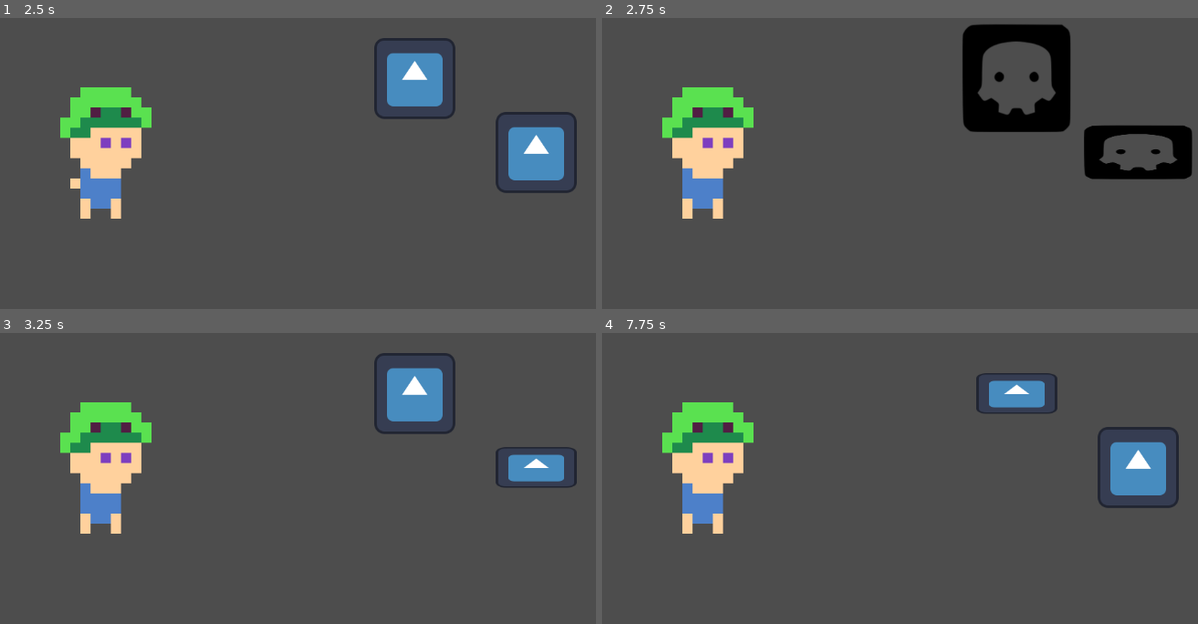
Above: before the commit, frames 1-4 (two rows, left to right).
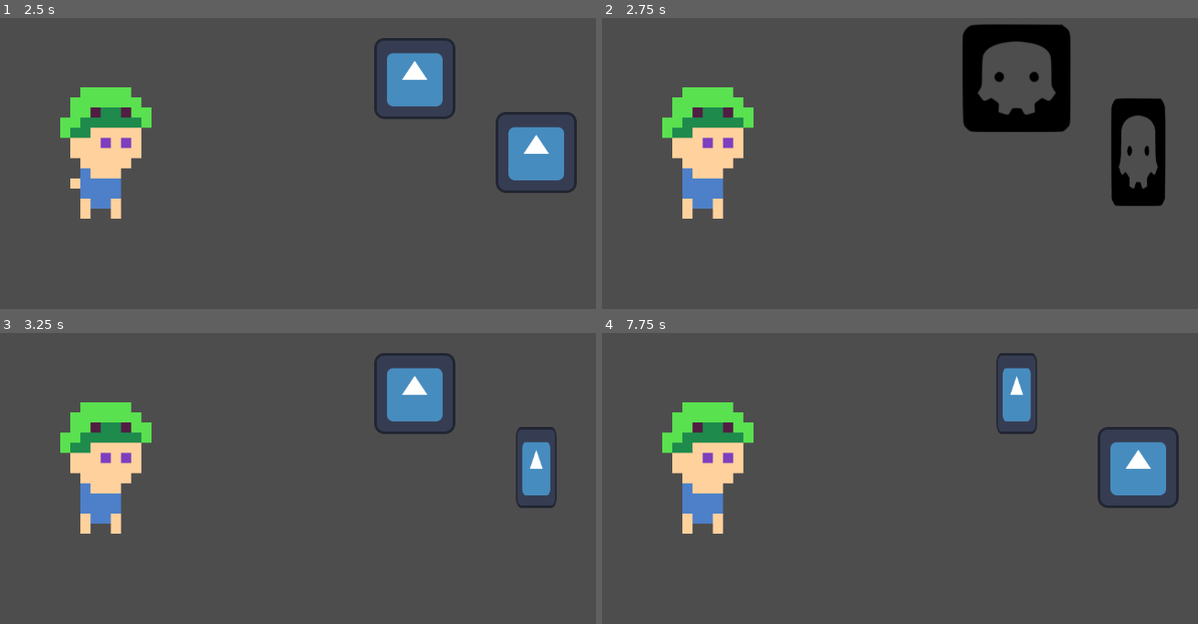
Above: after the commit, the same moments.

Repository: etherware-novice/timejam
Game: Godot game, scene res://scenes/battle_scene.tscn
Same seed, same stepped clock (60 frames per second), same inputs: the game is played once before the commit and once after it. The project has no main scene, so this scene is started directly.
Inputs:
- Up to frame 1 (2.5 s): tap Enter (ui_accept) at 0.5, 1.35, 1.52, 1.82 s; hold Right (ui_right) 0.53-1.28 s; hold Enter (ui_accept) 0.53-1.28 s; hold Left (ui_left) 1.28-2.03 s; hold Right (ui_right) from 2.03 s (still down); hold Enter (ui_accept) from 2.03 s (still down)
- Up to frame 2 (2.75 s): keep holding Right (ui_right); keep holding Enter (ui_accept)
- Up to frame 3 (3.25 s): keep holding Right (ui_right); release Enter (ui_accept) at 2.78 s; tap Enter (ui_accept) at 2.85, 3.02 s
- Up to frame 4 (7.75 s): tap Enter (ui_accept) at 3.32, 4.35, 4.52, 4.82, 5.85, 6.02, 6.32, 7.35, 7.52 s; release Right (ui_right) at 3.53 s; hold Enter (ui_accept) 3.53-4.28 s; hold Left (ui_left) 3.53-5.78 s; hold Enter (ui_accept) 5.03-5.78 s; hold Right (ui_right) from 5.78 s (still down); hold Enter (ui_accept) 6.53-7.28 s

Frame 1 is identical in both runs. In frame 2, 3.6% of the frame differs, in the area x 80-100%, y 27-65%; in frame 3, 1.3%; in frame 4, 1.3%.

Commit message:
death and subclasses

Diff:
--- /dev/null
+++ b/char/baseEnemy.gd
@@ -0,0 +1,22 @@
+extends AnimatedSprite2D
+class_name enemy
+
+signal endTurn
+
+var hp = 10
+var targetable = false
+var canAttack = false
+
+func doAttack(player):
+	await get_tree().create_timer(2)
+	endTurn.emit()
+
+func recDmg(damage):
+	hp -= damage
+	print(hp)
+	if hp <= 0:
+		die()
+
+func die():
+	targetable = false
+	get_tree().create_timer(20).timeout.connect(queue_free)
--- a/char/testEnemy.gd
+++ b/char/testEnemy.gd
@@ -1,14 +1,27 @@
-extends AnimatedSprite2D
-
-signal endTurn
+extends enemy
 
 func _ready():
 	print("yey")
+	targetable = true
+	canAttack = true
 
 
 func doAttack(player):
-	scale.y = scale.y / 2
+	if not canAttack:
+		endTurn.emit()
+		return
+	scale.x = scale.x / 2
 	await get_tree().create_timer(5).timeout
-	scale.y = scale.y * 2
+	scale.x = scale.x * 2
 	print("enemy atk")
 	endTurn.emit()
+
+func recDmg(damage):
+	super(damage)
+	if hp > 0:
+		scale.y = scale.y / 2
+		get_tree().create_timer(0.5).timeout.connect(func(): scale.y = scale.y * 2)
+
+func die():
+	super()
+	scale = Vector2(5, 0.5)
--- a/scenes/battle_scene.tscn
+++ b/scenes/battle_scene.tscn
@@ -1,7 +1,8 @@
-[gd_scene load_steps=24 format=3 uid="uid://ctf08ld6v1uhe"]
+[gd_scene load_steps=25 format=3 uid="uid://ctf08ld6v1uhe"]
 
 [ext_resource type="Script" path="res://scripts/battle_scene.gd" id="1_kamkq"]
 [ext_resource type="Texture2D" uid="uid://boxvm6yi74qhq" path="res://art/attackHit.png" id="2_10alu"]
+[ext_resource type="Script" path="res://char/baseEnemy.gd" id="3_6mtid"]
 [ext_resource type="Texture2D" uid="uid://cgwu708v8w0c5" path="res://art/select.png" id="3_ohcfm"]
 
 [sub_resource type="AtlasTexture" id="AtlasTexture_gw37v"]
@@ -165,12 +166,15 @@
 
 [node name="enemy1" type="AnimatedSprite2D" parent="."]
 position = Vector2(349, 46)
+script = ExtResource("3_6mtid")
 
 [node name="enemy2" type="AnimatedSprite2D" parent="."]
 position = Vector2(157, -71)
+script = ExtResource("3_6mtid")
 
 [node name="enemy3" type="AnimatedSprite2D" parent="."]
 position = Vector2(191, 163)
+script = ExtResource("3_6mtid")
 
 [node name="selector" type="AnimatedSprite2D" parent="."]
 texture_filter = 1
--- a/scripts/battle_scene.gd
+++ b/scripts/battle_scene.gd
@@ -1,9 +1,11 @@
 extends Node2D
 
 var playerMove = false
+var selectIndex = 0
+# select track basically controls which things you can select (enemies, menu opts, etc)
 var selectMark = []
-var selectIndex = 0
 var selectTrack : set = _setSelectTrack
+var subMenu
 
 var turnOrder = []
 var subTurn = 99  # turn order index, set so high so the player always starts
@@ -87,7 +89,7 @@
 		return
 	$selector.position = opt.position
 	while opt:
-		if not opt is AnimatedSprite2D or opt.sprite_frames:
+		if not opt is enemy or opt.targetable:
 			selectMark.append(opt)
 		i += 1
 		opt = get_node(track + str(i))
@@ -101,12 +103,11 @@
 	while $player.frame < 6:
 		await $player.frame_changed
 	if not Input.is_action_pressed("ui_accept"):  # no cheating by holding the button
-		while $player.frame < 11:
+		while $player.frame < 12:
 			if Input.is_action_pressed("ui_accept"):
 				$player.play("attackHit")
 				await doBallThrow($player.position, target.position)
-				target.scale.y = target.scale.y / 2
-				get_tree().create_timer(0.5).timeout.connect(func(): target.scale.y = target.scale.y * 2)
+				target.recDmg(5)
 				print("action command success")
 				break
 			await $player.frame_changed
